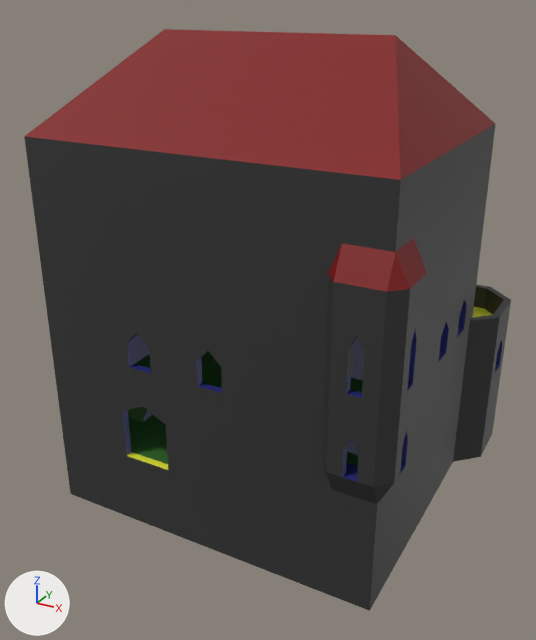
Before and after pictures for a commit that changed the Blender file Assets/Models/ShaderCastle/TexturesAndColor.blend.
The view is the same before and after, from a 50 mm lens placed at (15.6, -19.1, 16.5), pointed at (2.1, 5.5, 4.2). The axes (+X, +Y, +Z) are drawn at lower left. The lights are the same throughout. The older version comes first.

Names of what the first picture shows: 'Floor +0 -col', 'Floor +1 -col', 'Floor +2 -col', 'Floor +3 -col', 'Floor -1 -col', 'Roof'.
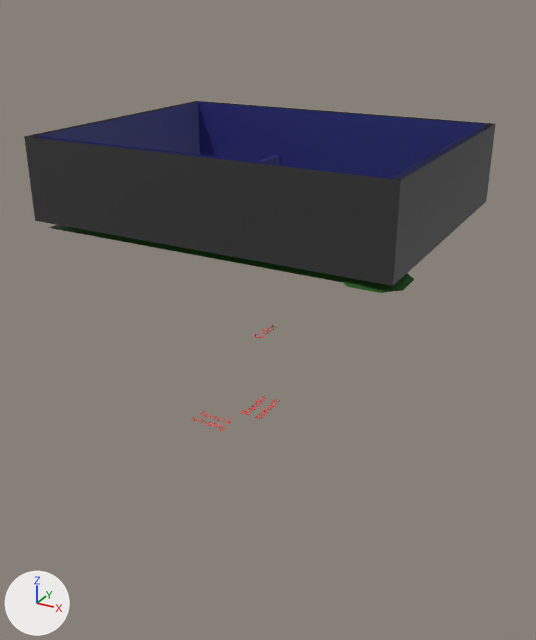
What differs and where, as boxes [x1, y1, x2, y2] in the pictures (536 x 640 px):
'Roof', hidden
    before: [25, 29, 495, 292]
'Floor +2 -col', hidden
    before: [35, 202, 486, 388]
'Floor +1 -col', hidden
    before: [45, 273, 511, 504]
'Floor +0 -col', hidden
    before: [54, 322, 508, 541]
'Floor -1 -col', hidden
    before: [63, 380, 500, 611]
'Render textures', shown
    after: [241, 396, 280, 419]
'Texture sampling', shown
    after: [190, 411, 231, 431]
'Color', shown
    after: [254, 325, 276, 338]

Edits to the bpy script that builds the scene:
```text
Change ob_floor__0__col:
    add ob_floor__0__col.hide_set(True)
Change ob_floor__2__col:
    add ob_floor__2__col.hide_set(True)
Change ob_floor__1__col:
    add ob_floor__1__col.hide_set(True)
Change ob_roof:
    add ob_roof.hide_set(True)
Change ob_floor__1__col_1:
    add ob_floor__1__col_1.hide_set(True)
Change ob_color:
    remove ob_color.hide_set(True)  # its collection is switched off
Change ob_render_textures:
    remove ob_render_textures.hide_set(True)  # its collection is switched off
Change ob_texture_sampling:
    remove ob_texture_sampling.hide_set(True)  # its collection is switched off
```
